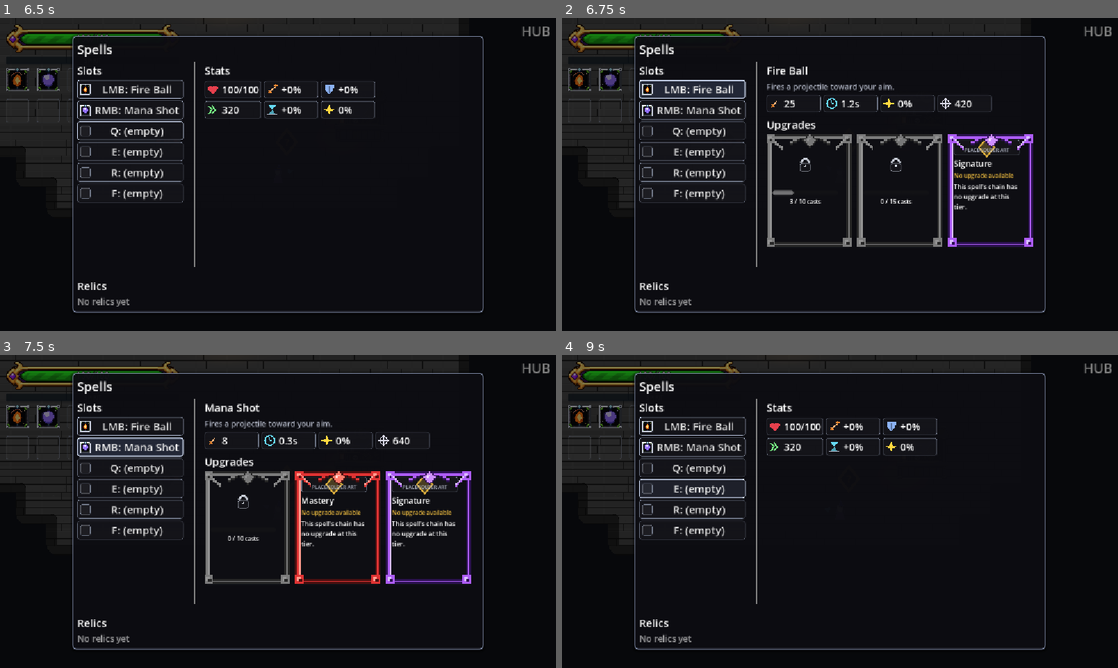
Above: before the commit, frames 1-4 (two rows, left to right).
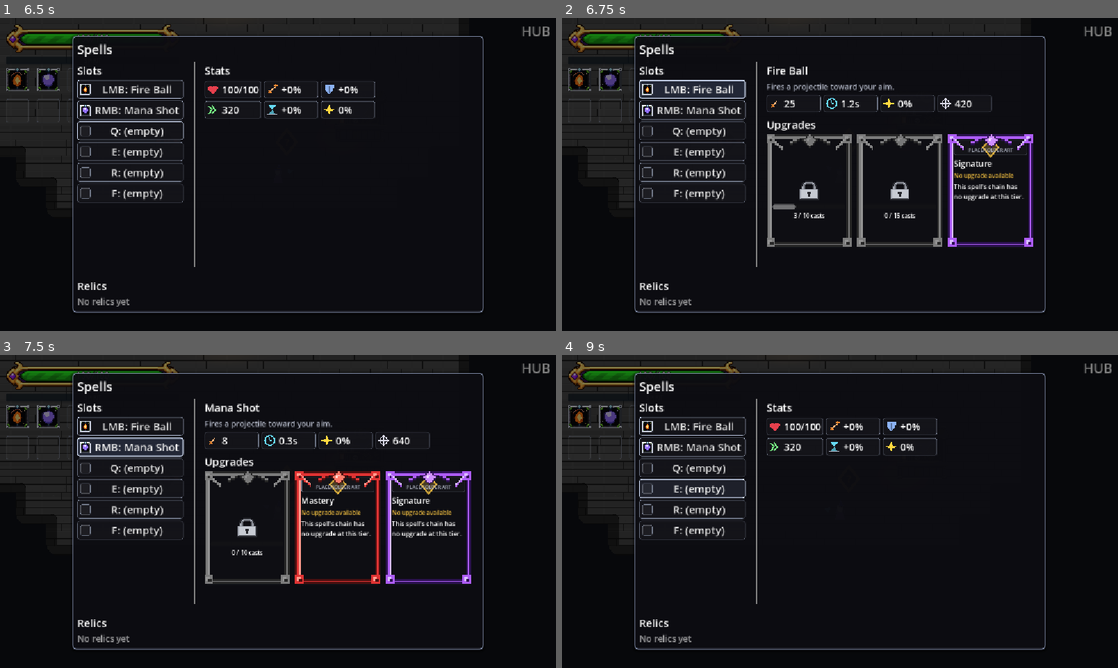
Above: after the commit, the same moments.

Repository: BestestGameStudio/gangU
Game: Godot game, scene res://game/core/main.tscn
Two runs of this game, one before a commit and one after it. Both use one fixed random seed, a clock stepped at 60 frames per second and the inputs below. Sound files missing from this copy of the repository are replaced by a short silence.
Inputs (mouse positions are in pixels of both pictures, inside the frame that each line leads up to):
- Up to frame 1 (6.5 s): tap Enter at 0.5 s; move the mouse to (400, 158) at 0.52 s; hold D (move_right) 0.53-1.25 s; hold Space (cast) 0.53-1.25 s; click (400, 158) at 0.67 s; tap Shift (dash) every 1.5 s from 0.8 to 5.3 s; drag from (166, 190) to (177, 58) at 1.27 s; move the mouse to (333, 105) at 2.02 s; hold D (move_right) 2.03-2.75 s; hold Space (cast) 2.03-2.75 s; drag from (250, 237) to (38, 233) at 2.77 s; move the mouse to (444, 221) at 3.52 s; hold A (move_left) 3.53-4.25 s; hold Tab (equip_panel) 3.53-4.25 s; drag from (111, 127) to (255, 233) at 4.27 s; move the mouse to (305, 174) at 5.02 s; hold S (move_down) 5.03-5.75 s; tap C (use_consumable) at 5.1 s; click (305, 174) at 5.17 s; drag from (194, 96) to (361, 152) at 5.77 s
- Up to frame 2 (6.75 s): click "LMB: Fire Ball" at 6.5 s
- Up to frame 3 (7.5 s): click "RMB: Mana Shot" at 7.25 s
- Up to frame 4 (9 s): click "Q: (empty)" at 8 s; click "E: (empty)" at 8.75 s

Frame 1 is identical in both runs. In frame 2, 0.9% of the frame differs, in the area x 37-84%, y 38-64%; in frame 3, 0.7%; in frame 4, nothing differs.

Commit message:
Center SpriteU-authored lock sprite on locked upgrade cards

Diff:
--- a/game/ui/upgrade_card.gd
+++ b/game/ui/upgrade_card.gd
@@ -4,6 +4,7 @@
 ## Splash is deliberately a code-drawn placeholder, never claimed final art.
 const CARD_WIDTH := 176.0
 const CARD_HEIGHT := CARD_WIDTH * 64.0 / 48.0
+const LOCK_TEXTURE: Texture2D = preload("res://assets/sprites/ui/upgrade-lock.png")
 var name_label: Label
 var description_label: Label
 var action_label: Label
@@ -39,14 +40,6 @@
 		var points := PackedVector2Array([c + Vector2(0, -19), c + Vector2(16, 0), c + Vector2(0, 19), c + Vector2(-16, 0)])
 		draw_colored_polygon(points, Color(tint, 0.24))
 		draw_polyline(PackedVector2Array([points[0], points[1], points[2], points[3], points[0]]), tint, 2.0, true)
-
-## Vector padlock: no font-dependent emoji or missing-glyph square.
-class LockSign extends Control:
-	func _draw() -> void:
-		var c := size * 0.5
-		draw_style_box(UiStyle.row(Color(0.65, 0.67, 0.72), 4), Rect2(c + Vector2(-11, -2), Vector2(22, 18)))
-		draw_arc(c + Vector2(0, -2), 8, PI, TAU, 16, Color(0.8, 0.82, 0.86), 3, true)
-		draw_circle(c + Vector2(0, 5), 2, Color(0.85, 0.87, 0.9))
 
 func _init() -> void:
 	custom_minimum_size = Vector2(CARD_WIDTH, CARD_HEIGHT)
@@ -65,6 +58,7 @@
 	scroll.horizontal_scroll_mode = ScrollContainer.SCROLL_MODE_DISABLED
 	margin.add_child(scroll)
 	_content = VBoxContainer.new()
+	_content.size_flags_horizontal = Control.SIZE_EXPAND_FILL
 	_content.add_theme_constant_override("separation", 5)
 	scroll.add_child(_content)
 	splash = PlaceholderSplash.new()
@@ -113,11 +107,20 @@
 	# Qualification is always above the long description, so the lock/bar
 	# stay visible without scrolling even when an upgrade has lengthy text.
 	_content.move_child(description_label, _content.get_child_count() - 1)
-	lock_sign = LockSign.new()
+	var lock_texture := TextureRect.new()
+	lock_texture.texture = LOCK_TEXTURE
+	lock_texture.expand_mode = TextureRect.EXPAND_IGNORE_SIZE
+	lock_texture.stretch_mode = TextureRect.STRETCH_KEEP_ASPECT_CENTERED
+	lock_texture.texture_filter = CanvasItem.TEXTURE_FILTER_NEAREST
+	lock_sign = lock_texture
 	lock_sign.name = "LockSign"
-	lock_sign.set_anchors_and_offsets_preset(Control.PRESET_FULL_RECT)
+	lock_sign.set_anchors_and_offsets_preset(Control.PRESET_CENTER)
+	lock_sign.offset_left = -24
+	lock_sign.offset_top = -24
+	lock_sign.offset_right = 24
+	lock_sign.offset_bottom = 24
 	lock_sign.visible = false
-	splash.add_child(lock_sign)
+	add_child(lock_sign)
 	for child: Control in find_children("*", "Control", true, false):
 		child.mouse_filter = Control.MOUSE_FILTER_IGNORE
 
@@ -159,7 +162,7 @@
 	description_label.visible = not _locked
 	action_label.visible = not _locked
 	(splash as PlaceholderSplash).plain = _locked
-	splash.custom_minimum_size.y = 100.0 if _locked else 32.0
+	splash.custom_minimum_size.y = CARD_HEIGHT * 0.5 + 12.0 if _locked else 32.0
 	splash.queue_redraw()
 	_refresh_frame()
 	splash.get_node("PlaceholderLabel").visible = not lock_sign.visible
--- a/tests/ui/test712_upgrade_menu.gd
+++ b/tests/ui/test712_upgrade_menu.gd
@@ -44,6 +44,8 @@
 	check(panel._upgrade_cards.all(func(card): return card.find_child("CardContentScroll", true, false).mouse_filter == Control.MOUSE_FILTER_PASS), "card scroll accepts wheel and passes clicks to button")
 	check(panel._upgrade_cards.all(func(card): return card.progress_label.horizontal_alignment == HORIZONTAL_ALIGNMENT_CENTER), "progress text centered")
 	check(panel._upgrade_cards.all(func(card): return not card.name_label.text.contains("[S]") and not card.name_label.text.contains("[M]") and not card.name_label.text.contains("[G]")), "upgrade names omit tier suffixes")
+	check(panel._upgrade_cards.all(func(card): return card.lock_sign.get_global_rect().get_center().is_equal_approx(card.get_global_rect().get_center())), "lock sprite centered on card on both axes")
+	check(panel._upgrade_cards.all(func(card): return card.lock_sign is TextureRect and card.lock_sign.texture == UpgradeCard.LOCK_TEXTURE), "SpriteU exported lock texture used")
 	var plate_size := panel._plate.size
 	panel._on_slot_pressed(2)
 	await tick()
--- /dev/null
+++ b/tools/sprites/specs/upgrade_lock.json
@@ -0,0 +1,42 @@
+{
+  "name": "upgrade-lock",
+  "w": 24,
+  "h": 24,
+  "palette": {
+    "o": "#25262c",
+    "s": "#60636b",
+    "h": "#a1a5af",
+    "l": "#c7cbd3"
+  },
+  "frames": [
+    {
+      "ms": 1000,
+      "rows": [
+        "........................",
+        "........................",
+        "........oooooooo........",
+        "......oohhhhhhhhoo......",
+        ".....oohhsssssshhoo.....",
+        ".....ohss......ssho.....",
+        "....oohs........shoo....",
+        "....ohhs........shho....",
+        "....ohhs........shho....",
+        "....ohhs........shho....",
+        "...oohhsooooooooshhoo...",
+        "..ohhhhhhhhhhhhhhhhhho..",
+        "..ohllllllllllllllllho..",
+        "..ohllllllllllllllllho..",
+        "..ohlllllloooollllllho..",
+        "..ohlllllloooollllllho..",
+        "..ohllllllloolllllllho..",
+        "..ohllllllloolllllllho..",
+        "..ohllllllloolllllllho..",
+        "..ohllllllllllllllllho..",
+        "..ohssssssssssssssssho..",
+        "..oooooooooooooooooooo..",
+        "........................",
+        "........................"
+      ]
+    }
+  ]
+}
Binary file added: assets/sprites/ui/upgrade-lock.png
Not shown, added: assets/sprites/ui/upgrade-lock.png.import
Not shown, changed: assets/sprites/ui/SOURCE.md
